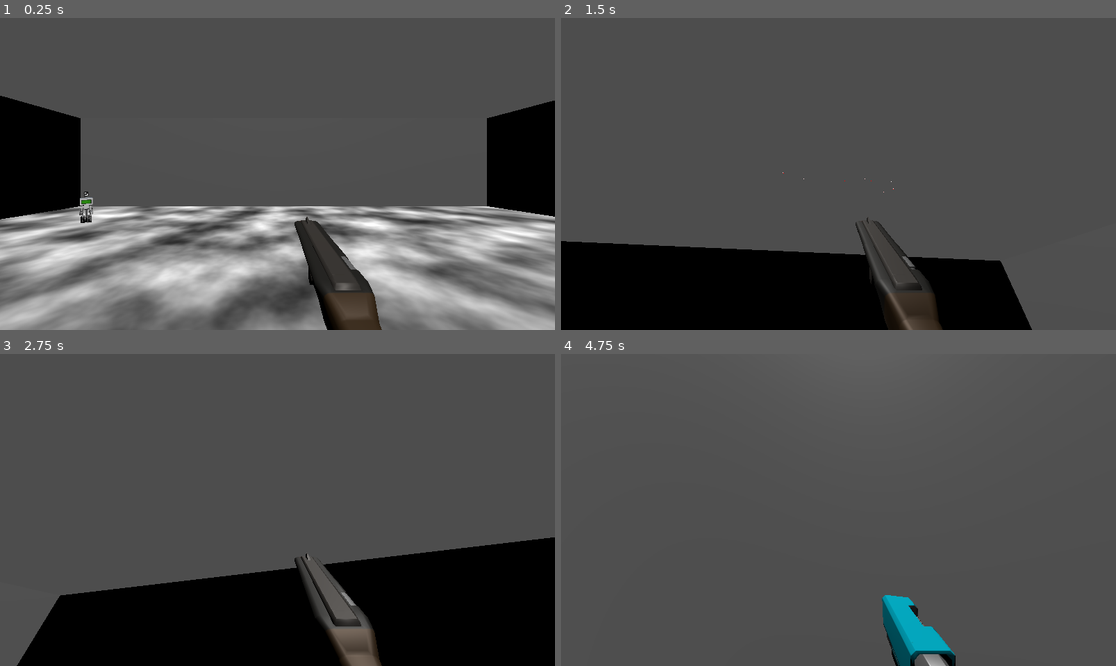
Above: before the commit, frames 1-4 (two rows, left to right).
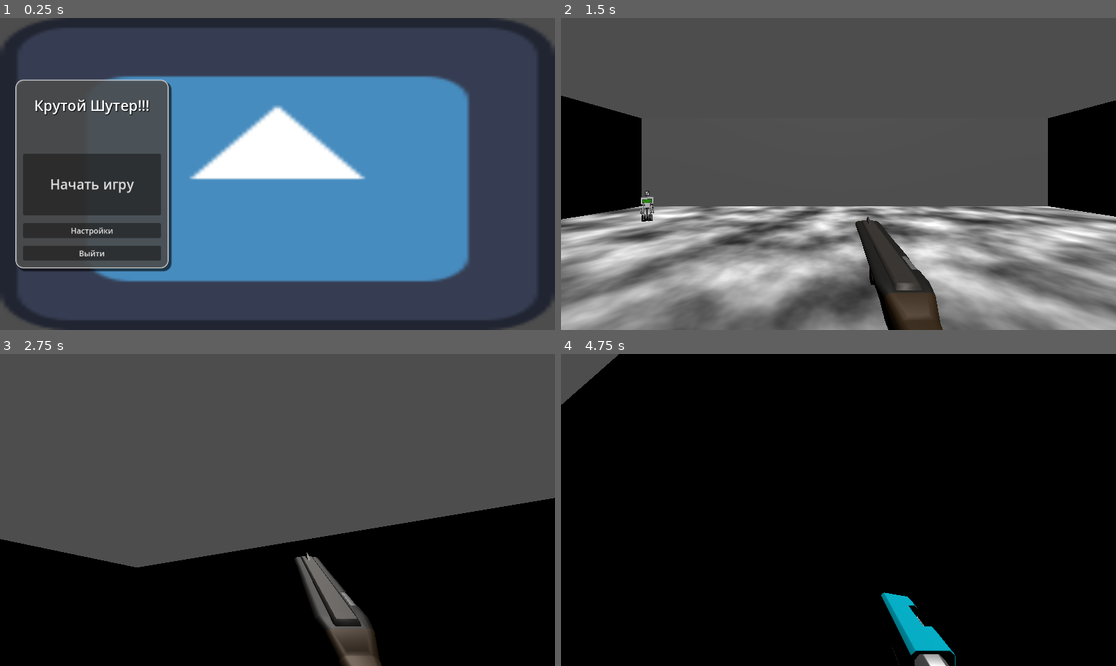
Above: after the commit, the same moments.

Repository: Apetrosia/Robot-Shooter
Game: Godot game, scene res://assets/menu/menu.tscn
The game is run twice, just before and just after one commit, with the same random seed, the same clock (stepped at 60 frames per second) and the same inputs. Before the commit the project starts from res://assets/game/game.tscn. The engine's default icon, where the game draws it, is replaced by a stand-in: a white triangle on a blue panel in a dark square.
Inputs (mouse positions are in pixels of both pictures, inside the frame that each line leads up to):
- Up to frame 1 (0.25 s): no input
- Up to frame 2 (1.5 s): click (655, 230) at 0.5 s, where only the run after the commit has a clickable "Настройки"; click (655, 183) at 1.25 s, where only the run after the commit has a clickable "Начать игру"
- Up to frame 3 (2.75 s): move the mouse to (305, 510) at 2.02 s; hold W (move_forward) from 2.03 s (still down); hold Shift (run) from 2.03 s (still down); tap Space (jump) at 2.27 s
- Up to frame 4 (4.75 s): keep holding W (move_forward); move the mouse to (810, 510) at 2.77 s; release Shift (run) at 2.78 s; tap 3 (axe) at 2.85 s; tap Space (jump) at 3.02, 4.52 s; tap Shift (run) at 3.05, 3.8, 4.55 s; move the mouse to (849, 503) at 3.52 s; press the mouse at (849, 503) at 3.53 s; move the mouse to (832, 516) at 4.27 s; release the mouse at (832, 516) at 4.28 s; tap 2 (pistol) at 4.35 s

The runs differ from the first frame. In frame 1, 78% of the frame differs, in the area x 0-100%, y 0-100%; in frame 2, 43%; in frame 3, 12%; in frame 4, 98%.

Commit message:
add day 3 changes

Diff:
--- a/assets/entities/player/player.gd
+++ b/assets/entities/player/player.gd
@@ -36,8 +36,8 @@
 	elif event.is_action_released("fire"):
 		weapons[active_weapon_id].fire_off()
 	elif event.is_action_pressed("reload"):
-		# TODO проверка, не топор ли
-		weapons[active_weapon_id].reload(weapons[active_weapon_id].reloading_amount)
+		if active_weapon_id != 2:
+			weapons[active_weapon_id].reload(weapons[active_weapon_id].reloading_amount)
 
 	if Input.is_action_just_pressed("shotgun"):
 		weapons[active_weapon_id].process_mode = Node.PROCESS_MODE_DISABLED
--- /dev/null
+++ b/assets/game/campaign.gd
@@ -0,0 +1,5 @@
+extends Resource
+class_name Campaign
+
+
+@export var levels: Array[PackedScene]
--- /dev/null
+++ b/assets/game/default_campaign.tres
@@ -0,0 +1,9 @@
+[gd_resource type="Resource" script_class="Campaign" load_steps=4 format=3 uid="uid://cr2mqhfods6te"]
+
+[ext_resource type="PackedScene" uid="uid://dv7yjyvjvkldi" path="res://assets/levels/level_01.tscn" id="1_fbfim"]
+[ext_resource type="PackedScene" uid="uid://devwe6ig7oqnf" path="res://assets/levels/level_02.tscn" id="2_p873o"]
+[ext_resource type="Script" path="res://assets/game/campaign.gd" id="3_5n3ar"]
+
+[resource]
+script = ExtResource("3_5n3ar")
+levels = Array[PackedScene]([ExtResource("1_fbfim"), ExtResource("2_p873o")])
--- a/assets/game/game.gd
+++ b/assets/game/game.gd
@@ -1,20 +1,27 @@
 extends Node
 
-@export var levels: Array[PackedScene]
+
+@export var campaign: Campaign
+@export var game_winning_scene: PackedScene
 @onready var level_root: Node = $Level
 
 var current_level = -1
+var current_level_node: Level
+
+
 func _ready() -> void:
 	next_level()
 
+
 func next_level():
 	current_level+=1
-	for child in level_root.get_children():
-		level_root.remove_child(child)
-	var lvl = levels[current_level].instantiate() as Level
+	if current_level >= campaign.levels.size():
+		print_debug(game_winning_scene)
+		get_tree().change_scene_to_packed.bind(game_winning_scene).call_deferred()
+		return
+	if current_level_node:
+		level_root.remove_child(current_level_node)
+	var lvl = campaign.levels[current_level].instantiate() as Level
 	level_root.add_child(lvl)
 	lvl.finished.connect(next_level)
-
-# Called every frame. 'delta' is the elapsed time since the previous frame.
-func _process(delta: float) -> void:
-	pass
+	current_level_node = lvl
--- a/assets/game/game.tscn
+++ b/assets/game/game.tscn
@@ -1,13 +1,14 @@
 [gd_scene load_steps=5 format=3 uid="uid://bt3y5jo7u0ald"]
 
 [ext_resource type="Script" path="res://assets/game/game.gd" id="1_bc2mh"]
-[ext_resource type="PackedScene" uid="uid://dv7yjyvjvkldi" path="res://assets/levels/level_01.tscn" id="2_5ev0s"]
-[ext_resource type="PackedScene" uid="uid://devwe6ig7oqnf" path="res://assets/levels/level_02.tscn" id="3_pa8ek"]
+[ext_resource type="Resource" uid="uid://cr2mqhfods6te" path="res://assets/game/default_campaign.tres" id="2_ooph2"]
+[ext_resource type="PackedScene" uid="uid://d1f8j37p8cwgu" path="res://assets/game_winning_scene/game_winning_scene.tscn" id="3_dddgd"]
 [ext_resource type="PackedScene" uid="uid://bgi4j0sscua40" path="res://addons/toggle_fullscreen/toggle_fullscreen.tscn" id="4_cxpro"]
 
 [node name="Game" type="Node"]
 script = ExtResource("1_bc2mh")
-levels = Array[PackedScene]([ExtResource("2_5ev0s"), ExtResource("3_pa8ek"), ExtResource("2_5ev0s")])
+campaign = ExtResource("2_ooph2")
+game_winning_scene = ExtResource("3_dddgd")
 
 [node name="Level" type="Node" parent="."]
 
--- /dev/null
+++ b/assets/game_winning_scene/game_winning_scene.gd
@@ -0,0 +1,18 @@
+extends Node
+class_name GameWinningScene
+
+
+@export_file("*.tscn") var game_scene: String
+@export_file("*.tscn") var menu_scene: String
+
+
+func _ready() -> void:
+	Input.mouse_mode = Input.MOUSE_MODE_VISIBLE
+
+
+func restart() -> void:
+	get_tree().change_scene_to_file(game_scene)
+
+
+func back_to_menu() -> void:
+	get_tree().change_scene_to_file(menu_scene)
--- /dev/null
+++ b/assets/game_winning_scene/game_winning_scene.tscn
@@ -0,0 +1,63 @@
+[gd_scene load_steps=3 format=3 uid="uid://d1f8j37p8cwgu"]
+
+[ext_resource type="Script" path="res://assets/game_winning_scene/game_winning_scene.gd" id="1_gat3m"]
+
+[sub_resource type="LabelSettings" id="LabelSettings_join2"]
+font_size = 32
+
+[node name="GameWinningScene" type="Control"]
+layout_mode = 3
+anchors_preset = 15
+anchor_right = 1.0
+anchor_bottom = 1.0
+grow_horizontal = 2
+grow_vertical = 2
+script = ExtResource("1_gat3m")
+game_scene = "res://assets/game/game.tscn"
+menu_scene = "res://assets/menu/menu.tscn"
+
+[node name="ColorRect" type="ColorRect" parent="."]
+layout_mode = 1
+anchors_preset = 15
+anchor_right = 1.0
+anchor_bottom = 1.0
+grow_horizontal = 2
+grow_vertical = 2
+color = Color(0.214762, 0.4395, 0.669856, 1)
+
+[node name="CenterContainer" type="CenterContainer" parent="."]
+layout_mode = 1
+anchors_preset = 15
+anchor_right = 1.0
+anchor_bottom = 1.0
+grow_horizontal = 2
+grow_vertical = 2
+
+[node name="VBoxContainer" type="VBoxContainer" parent="CenterContainer"]
+custom_minimum_size = Vector2(512, 0)
+layout_mode = 2
+theme_override_constants/separation = 16
+
+[node name="Label" type="Label" parent="CenterContainer/VBoxContainer"]
+layout_mode = 2
+text = "Вы победили!!!!!!"
+label_settings = SubResource("LabelSettings_join2")
+horizontal_alignment = 1
+vertical_alignment = 1
+
+[node name="Restart" type="Button" parent="CenterContainer/VBoxContainer"]
+custom_minimum_size = Vector2(0, 64)
+layout_mode = 2
+theme_override_font_sizes/font_size = 24
+text = "Начать заново"
+
+[node name="BackToMenu" type="Button" parent="CenterContainer/VBoxContainer"]
+layout_mode = 2
+text = "Вернуться в меню"
+
+[node name="ColorRect" type="ColorRect" parent="CenterContainer/VBoxContainer"]
+custom_minimum_size = Vector2(0, 8)
+layout_mode = 2
+
+[connection signal="pressed" from="CenterContainer/VBoxContainer/Restart" to="." method="restart"]
+[connection signal="pressed" from="CenterContainer/VBoxContainer/BackToMenu" to="." method="back_to_menu"]
--- /dev/null
+++ b/assets/menu/menu.gd
@@ -0,0 +1,12 @@
+extends TextureRect
+
+
+@export var game_scene: PackedScene
+
+
+func _on_start_pressed() -> void:
+	get_tree().change_scene_to_packed(game_scene)
+
+
+func _on_quit_pressed() -> void:
+	get_tree().quit()
--- /dev/null
+++ b/assets/menu/menu.tscn
@@ -0,0 +1,103 @@
+[gd_scene load_steps=6 format=3 uid="uid://i1l1qf4hpj4q"]
+
+[ext_resource type="Texture2D" uid="uid://b2gaaal8uimav" path="res://icon.svg" id="1_okyv1"]
+[ext_resource type="Script" path="res://assets/menu/menu.gd" id="2_uxccl"]
+[ext_resource type="PackedScene" uid="uid://bt3y5jo7u0ald" path="res://assets/game/game.tscn" id="3_1m6nr"]
+
+[sub_resource type="StyleBoxFlat" id="StyleBoxFlat_1lofi"]
+bg_color = Color(0.356863, 0.356863, 0.356863, 0.729412)
+border_width_left = 2
+border_width_top = 2
+border_width_right = 2
+border_width_bottom = 2
+corner_radius_top_left = 16
+corner_radius_top_right = 16
+corner_radius_bottom_right = 16
+corner_radius_bottom_left = 16
+shadow_size = 2
+shadow_offset = Vector2(5, 5)
+
+[sub_resource type="LabelSettings" id="LabelSettings_q2mal"]
+font_size = 30
+shadow_size = 3
+shadow_color = Color(0, 0, 0, 0.831373)
+
+[node name="Menu" type="TextureRect"]
+anchors_preset = 15
+anchor_right = 1.0
+anchor_bottom = 1.0
+grow_horizontal = 2
+grow_vertical = 2
+texture = ExtResource("1_okyv1")
+script = ExtResource("2_uxccl")
+game_scene = ExtResource("3_1m6nr")
+
+[node name="HBoxContainer" type="HBoxContainer" parent="."]
+layout_mode = 1
+anchors_preset = 15
+anchor_right = 1.0
+anchor_bottom = 1.0
+grow_horizontal = 2
+grow_vertical = 2
+
+[node name="MarginContainer" type="MarginContainer" parent="HBoxContainer"]
+layout_mode = 2
+size_flags_horizontal = 3
+size_flags_stretch_ratio = 0.5
+theme_override_constants/margin_left = 32
+theme_override_constants/margin_top = 128
+theme_override_constants/margin_right = 32
+theme_override_constants/margin_bottom = 128
+
+[node name="Background" type="Panel" parent="HBoxContainer/MarginContainer"]
+layout_mode = 2
+size_flags_vertical = 3
+theme_override_styles/panel = SubResource("StyleBoxFlat_1lofi")
+
+[node name="MarginContainer" type="MarginContainer" parent="HBoxContainer/MarginContainer"]
+layout_mode = 2
+theme_override_constants/margin_left = 16
+theme_override_constants/margin_top = 16
+theme_override_constants/margin_right = 16
+theme_override_constants/margin_bottom = 16
+
+[node name="VBoxContainer" type="VBoxContainer" parent="HBoxContainer/MarginContainer/MarginContainer"]
+layout_mode = 2
+size_flags_horizontal = 3
+size_flags_stretch_ratio = 0.5
+theme_override_constants/separation = 16
+
+[node name="Label" type="Label" parent="HBoxContainer/MarginContainer/MarginContainer/VBoxContainer"]
+layout_mode = 2
+size_flags_vertical = 3
+text = "Крутой Шутер!!!
+"
+label_settings = SubResource("LabelSettings_q2mal")
+horizontal_alignment = 1
+vertical_alignment = 1
+
+[node name="Separator" type="Control" parent="HBoxContainer/MarginContainer/MarginContainer/VBoxContainer"]
+custom_minimum_size = Vector2(0, 32)
+layout_mode = 2
+
+[node name="Start" type="Button" parent="HBoxContainer/MarginContainer/MarginContainer/VBoxContainer"]
+custom_minimum_size = Vector2(0, 128)
+layout_mode = 2
+theme_override_font_sizes/font_size = 28
+text = "Начать игру"
+
+[node name="Settings" type="Button" parent="HBoxContainer/MarginContainer/MarginContainer/VBoxContainer"]
+layout_mode = 2
+text = "Настройки"
+
+[node name="Quit" type="Button" parent="HBoxContainer/MarginContainer/MarginContainer/VBoxContainer"]
+layout_mode = 2
+text = "Выйти"
+
+[node name="VozduhVPachkeChipso" type="Control" parent="HBoxContainer"]
+custom_minimum_size = Vector2(100, 0)
+layout_mode = 2
+size_flags_horizontal = 3
+
+[connection signal="pressed" from="HBoxContainer/MarginContainer/MarginContainer/VBoxContainer/Start" to="." method="_on_start_pressed"]
+[connection signal="pressed" from="HBoxContainer/MarginContainer/MarginContainer/VBoxContainer/Quit" to="." method="_on_quit_pressed"]
--- a/project.godot
+++ b/project.godot
@@ -11,7 +11,7 @@
 [application]
 
 config/name="Robot-Shooter"
-run/main_scene="res://assets/game/game.tscn"
+run/main_scene="res://assets/menu/menu.tscn"
 config/features=PackedStringArray("4.2", "Mobile")
 config/icon="res://icon.svg"
 
